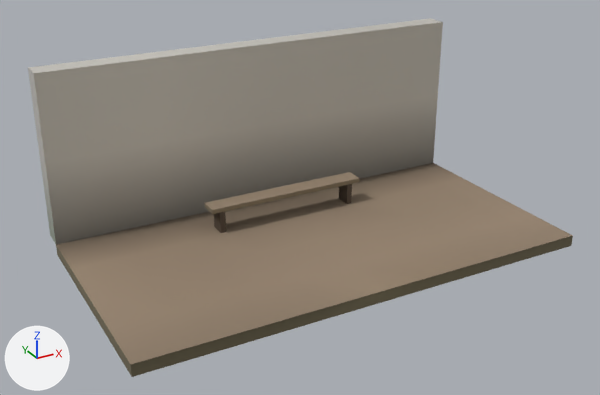
An edit to the glTF model assets/level/fixture/room.glb, drawn before and after from the same camera.
The view is the same before and after, from a camera (50 mm lens) standing at (-6.48, -2.55, 6.45) and looking at (-0.29, 8.7, 0.83). Lighting does not change. The marker at lower left points along +X, +Y and +Z. The picture after the commit comes second. Vertices at exactly the same position are counted once.

In view in the first picture: 'room_back', 'room_back_b', 'room_bench', 'room_floor_-2', 'room_floor_2'.
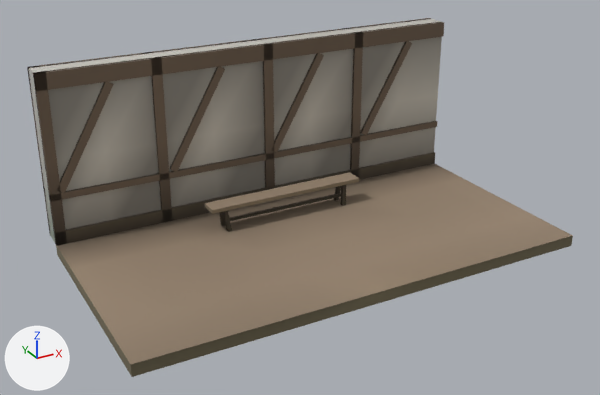
Changed parts and their boxes [x1, y1, x2, y2] in the pictures (600 x 395 px; the box of a moved part takes in the faces that stretch with it):
'room_back', reshaped
    before: [28, 40, 265, 245]
    after: [27, 40, 266, 246]
'room_back_b', reshaped
    before: [254, 18, 443, 190]
    after: [252, 18, 444, 190]
'room_bench', reshaped
    before: [205, 172, 359, 233]
    after: [205, 172, 359, 232]
part 1 of me_kit_wall_plaster_4, added (brown)
    after: [27, 40, 266, 246]
part 2 of me_kit_wall_plaster_4, recoloured (darker)
    before: [33, 45, 265, 244]
    after: [48, 61, 265, 227]
part 3 of me_kit_wall_plaster_4_001, added (brown)
    after: [252, 18, 444, 190]
part 4 of me_kit_wall_plaster_4_001, recoloured (darker)
    before: [263, 22, 443, 190]
    after: [273, 37, 442, 181]
part 5 of me_kit_bench, added
    after: [224, 193, 341, 221]
part 6 of me_kit_bench, moved or reshaped
    before: [214, 212, 226, 233]
    after: [220, 211, 232, 232]
part 7 of me_kit_bench, moved or reshaped
    before: [339, 184, 352, 204]
    after: [334, 185, 346, 205]

Patch to the scene script:
```diff
--- a/assets/level/fixture/room.glb.py
+++ b/assets/level/fixture/room.glb.py
@@ mat_beam @@
+mat_beam = bpy.data.materials.new('beam')
+# nodes: BsdfPrincipled, Mix, OutputMaterial, VertexColor
+# colours: brown #736150, mixed with the vertex colours
@@ me_kit_wall_plaster_4 @@
-me_kit_wall_plaster_4.from_pydata(...)  # 30 vertices, 56 faces; spans x -2.0..2.0, y -0.2..0.2, z 0.0..3.0
+me_kit_wall_plaster_4.from_pydata(...)  # 240 vertices, 432 faces; spans x -2.0..2.0, y -0.25..0.25, z 0.0..3.0
+# me_kit_wall_plaster_4 part 1
+# 106 vertices are added at x -2.0..2.0, y -0.25..0.15, z 0.0..3.0
+# 104 new vertices lie (0.0, 0.1, 0.0) away from vertices in x -2.0..2.0, y -0.25..0.15, z 0.0..3.0
+# 376 new faces join them, mat_beam
+# me_kit_wall_plaster_4 part 2: 33 kept faces spanning x -2.0..2.0, y -0.2..0.2, z 0.0..3.0 get new vertex colours
 me_kit_wall_plaster_4.materials.append(mat_plaster)
+me_kit_wall_plaster_4.materials.append(mat_beam)
@@ me_kit_wall_plaster_4_001 @@
-me_kit_wall_plaster_4_001.from_pydata(...)  # 30 vertices, 56 faces; spans x -2.0..2.0, y -0.2..0.2, z 0.0..3.0
+me_kit_wall_plaster_4_001.from_pydata(...)  # 240 vertices, 432 faces; spans x -2.0..2.0, y -0.25..0.25, z 0.0..3.0
+# me_kit_wall_plaster_4_001 part 3
+# 106 vertices are added at x -2.0..2.0, y -0.25..0.15, z 0.0..3.0
+# 104 new vertices lie (0.0, 0.1, 0.0) away from vertices in x -2.0..2.0, y -0.25..0.15, z 0.0..3.0
+# 376 new faces join them, mat_beam
+# me_kit_wall_plaster_4_001 part 4: 30 kept faces spanning x -2.0..2.0, y -0.2..0.2, z 0.0..3.0 get new vertex colours
 me_kit_wall_plaster_4_001.materials.append(mat_plaster)
+me_kit_wall_plaster_4_001.materials.append(mat_beam)
@@ me_kit_bench @@
-me_kit_bench.from_pydata(...)  # 24 vertices, 36 faces; spans x -1.5..1.5, y -0.17..0.17, z 0.0..0.49
+me_kit_bench.from_pydata(...)  # 48 vertices, 72 faces; spans x -1.5..1.5, y -0.17..0.17, z -0.02..0.49
+# me_kit_bench part 5: a new loose piece, a box spanning x -1.2..1.2, y -0.025..0.025, z 0.125..0.175, in mat_beam
+# me_kit_bench part 6: 8 vertices removed from x -1.35..-1.25, y -0.15..0.15, z 0.0..0.44; 16 vertices added at x -1.26..-1.14, y -0.17..0.17, z -0.02..0.44
+# me_kit_bench part 7: 8 vertices removed from x 1.25..1.35, y -0.15..0.15, z 0.0..0.44; 16 vertices added at x 1.14..1.26, y -0.17..0.17, z -0.02..0.44
 me_kit_bench.materials.append(mat_boards)
-me_kit_bench.materials.append(mat_timber)
+me_kit_bench.materials.append(mat_beam)
```
